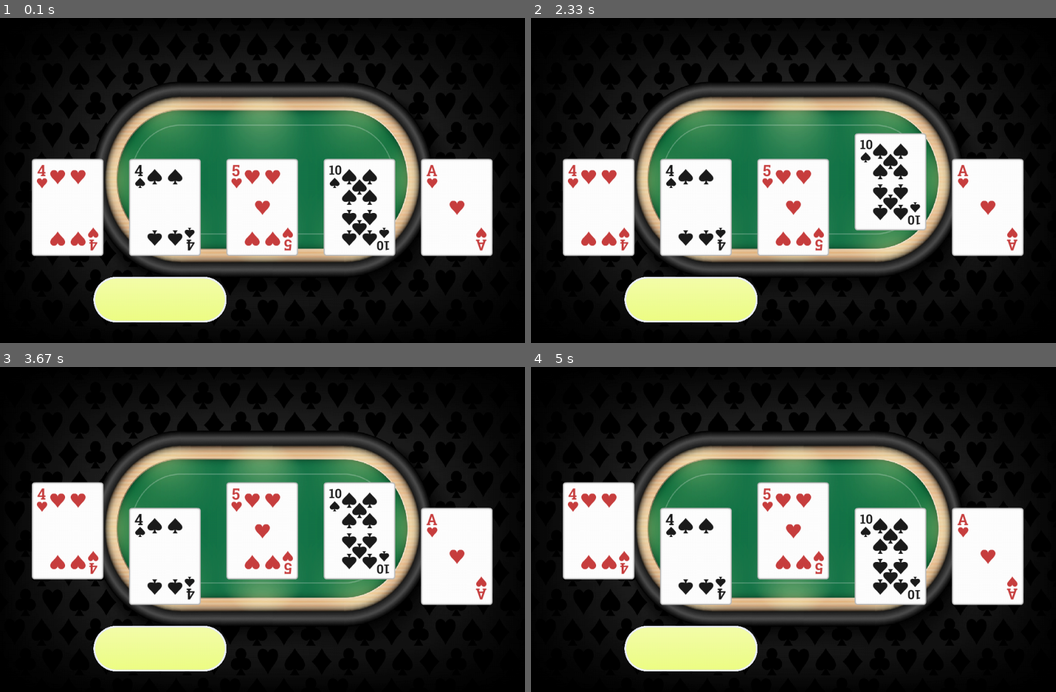
Above: before the commit, frames 1-4 (two rows, left to right).
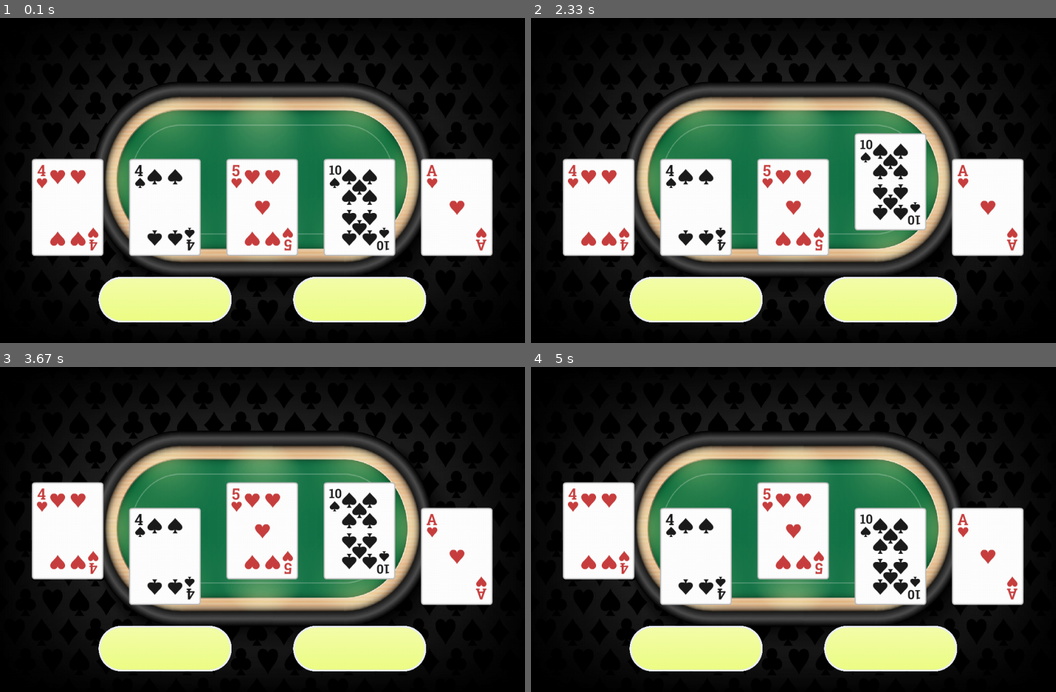
Above: after the commit, the same moments.

Repository: jungleistx/poker_game
Game: pygame game, started from main.py
Two runs of this game, one before a commit and one after it. Both use one fixed random seed, a clock stepped at 60 frames per second and the inputs below.
Inputs (mouse positions are in pixels of both pictures, inside the frame that each line leads up to):
- Up to frame 1 (0.1 s): no input
- Up to frame 2 (2.33 s): click (793, 180) at 0.43 s; click (793, 203) at 0.85 s; click (856, 209) at 1.92 s; move the mouse to (594, 170) at 2.3 s
- Up to frame 3 (3.67 s): click (63, 519) at 2.57 s; move the mouse to (267, 565) at 2.97 s; click (267, 565) at 3.23 s
- Up to frame 4 (5 s): move the mouse to (909, 500) at 4.22 s; click (909, 500) at 4.48 s

The runs differ from the first frame. In frame 1, 3.8% of the frame differs, in the area x 17-82%, y 79-94%; in frame 2, 3.8%; in frame 3, 3.8%; in frame 4, 3.8%.

Commit message:
add button for continue

Diff:
--- a/classes.py
+++ b/classes.py
@@ -241,8 +241,8 @@
 
 	def setup_buttons(self):
 		self.game_font = pygame.font.SysFont('Arial', 24)
-		self.swap = Button('Swap cards', 220, 510)
-		# self.submit = Button('Continue', 0, 0)
+		self.swap = Button('Swap cards', 230, 510)
+		self.submit = Button('Continue', 610, 510)
 
 	def check_mouseclick_cards(self, game:Game):
 		mouse_pos = pygame.mouse.get_pos()
@@ -256,6 +256,7 @@
 
 	def draw_buttons(self):
 		self.swap.draw_button(self.window)
+		self.submit.draw_button(self.window)
 
 	def draw_cards(self, game:Game):
 		for card in game.player.hand:
